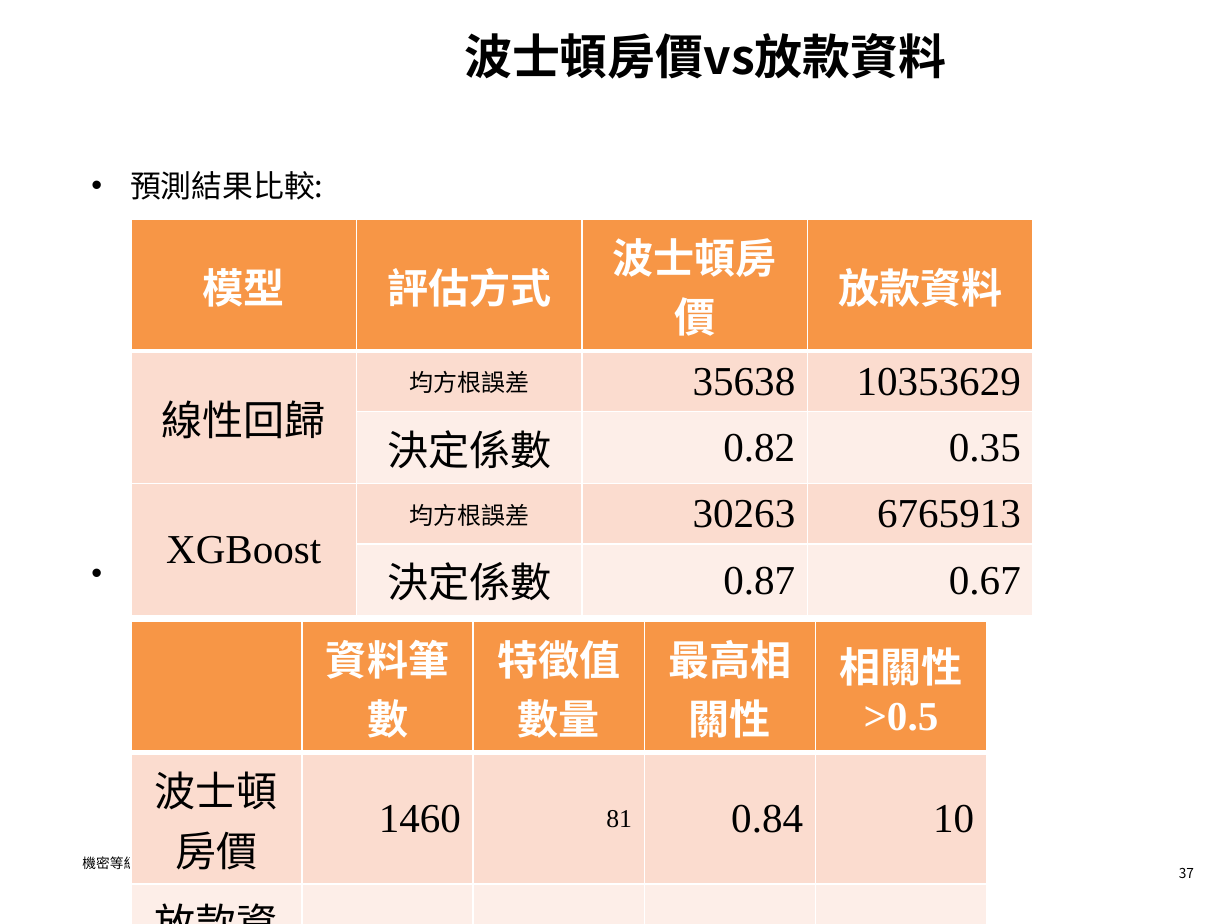
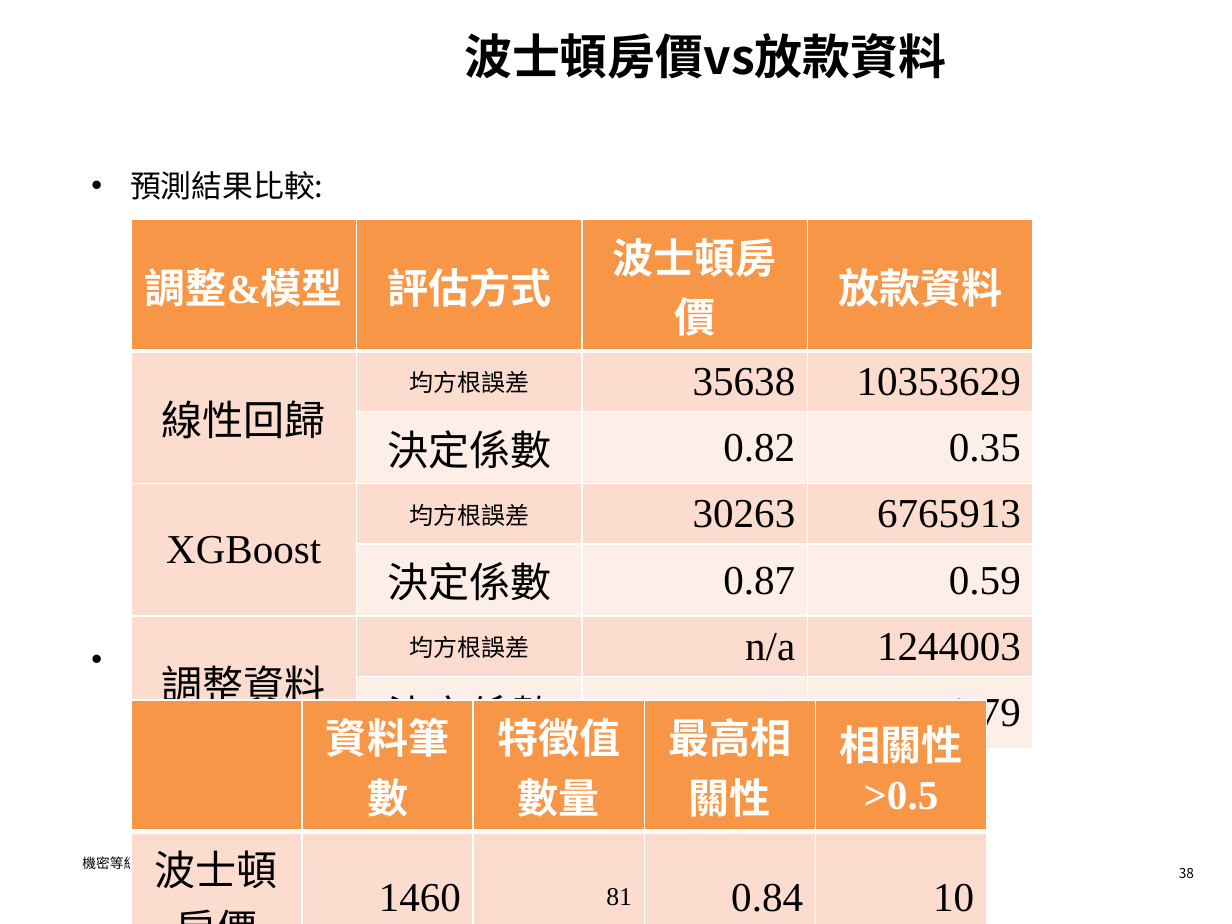
Before and after one commit to hrne/FINAL_REPORT, a slide deck: slide 38 of AI_Report/AI應用-不動產價格預測.pptx (slide 37 before the commit). Drawn at 1232x924 pixels with LibreOffice and Linux fonts; fonts in the diff are those of the drawing; background and template pictures are left out. Boxes give left, top, right and bottom in pixels: in the first picture for what was removed or moved away, otherwise in the second. Text is boxed around its words. In the diff, an @@ line names an element or a change of style, - is before the commit and + after.

Commit message:
rr

```diff
--- a/AI_Report/AI應用-不動產價格預測.pptx
+++ b/AI_Report/AI應用-不動產價格預測.pptx
@@ text "預測結果比較:" rewrapped from (130, 171, 323, 594) to (130, 171, 323, 680) @@
@@ table at (131, 219, 1032, 745) @@
-row 1, column 1: 模型
+row 1, column 1: 調整&模型
-row 5:  | 決定係數 | 0.87 | 0.67
+row 5:  | 決定係數 | 0.87 | 0.59
+row 6: 調整資料 | 均方根誤差 | n/a | 1244003
+row 7:  | 決定係數 | n/a | 0.79
@@ table: place and size @@
-table at (131, 621, 987, 874)
+table at (131, 700, 987, 916)
@@ page number at (1179, 868, 1194, 878): text changed @@
-37
+38
```
Also in this commit, not shown: 3 other slides changed, 1 slide added.
